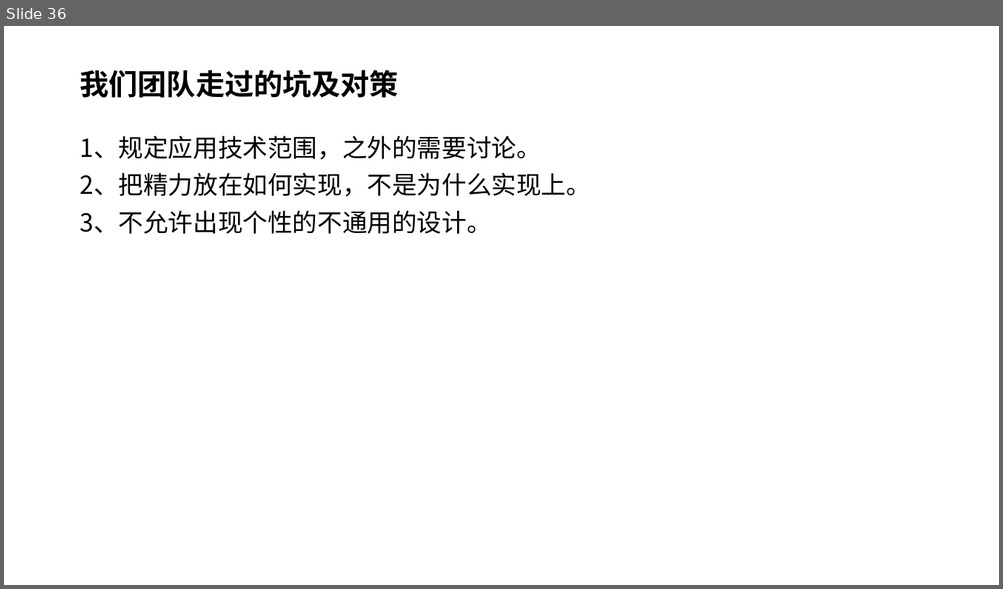
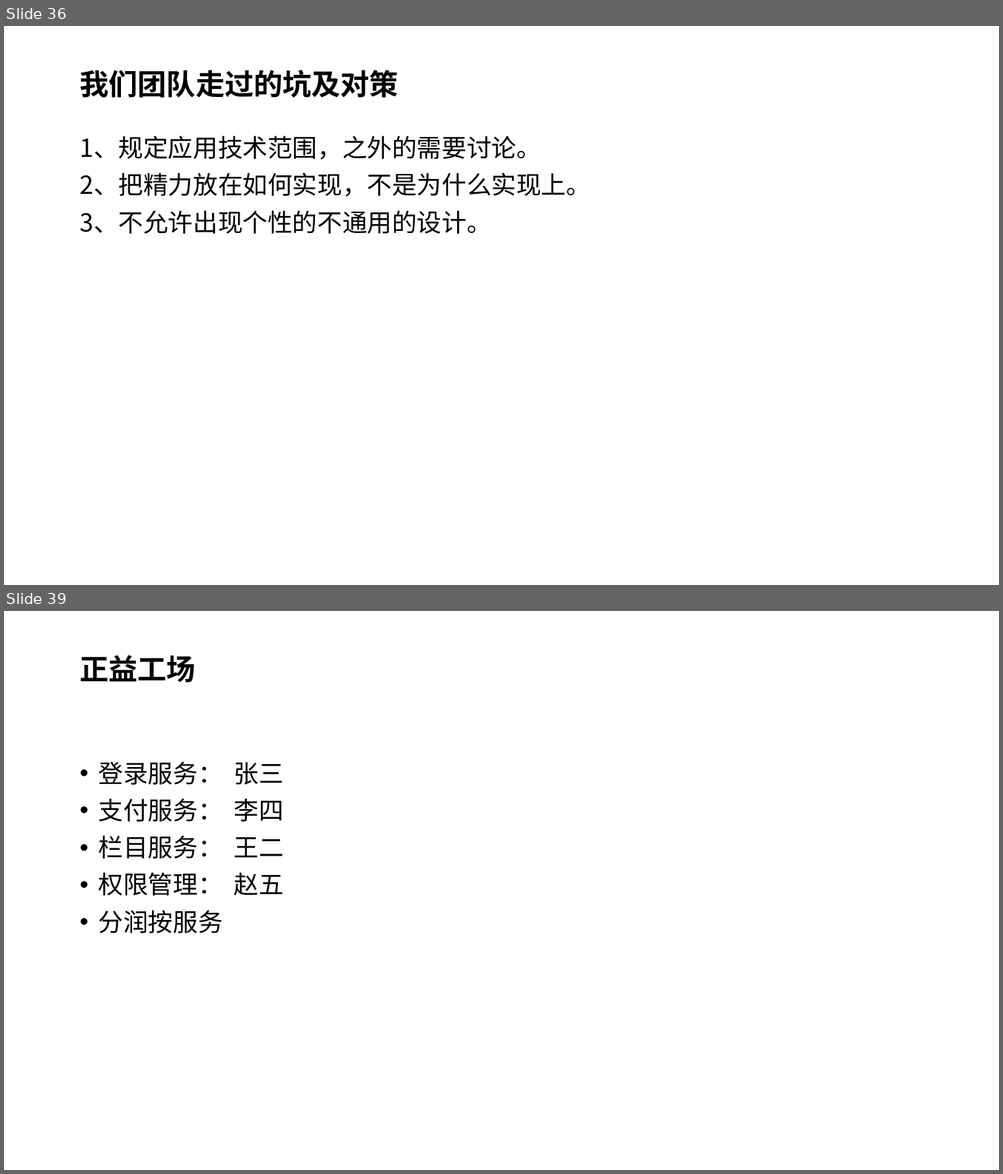
Before and after one commit to douster/design, a slide deck: 微服务/微服务学习实践交流分享.pptx. Shown one above the other, each under a label of ours: slide 36 before the commit, slides 36 and 39 after it; the slides between them are not shown. The pictures are 1003x589 and 1003x1174 pixels, drawn with LibreOffice and Linux fonts; fonts in the diff are those of the drawing; background and template pictures are left out. Boxes give left, top, right and bottom in pixels: in the first picture for what was removed or moved away, otherwise in the second. Text is boxed around its words. In the diff, an @@ line names an element or a change of style, - is before the commit and + after.

Commit message:
liusy  工场群

```diff
--- a/微服务/微服务学习实践交流分享.pptx
+++ b/微服务/微服务学习实践交流分享.pptx
@@ slide 39 added at (4,611,999,1170), background picture (left out) @@
@@ title added at (79,655,196,683), 28 pt, text #000000, bold @@
+正益工场
@@ text added at (99,762,284,934), 24 pt, text #000000 @@
+• 登录服务： 张三
+• 支付服务： 李四
+• 栏目服务： 王二
+• 权限管理： 赵五
+• 分润按服务
```
Also in this commit, not shown: 2 other slides added.
